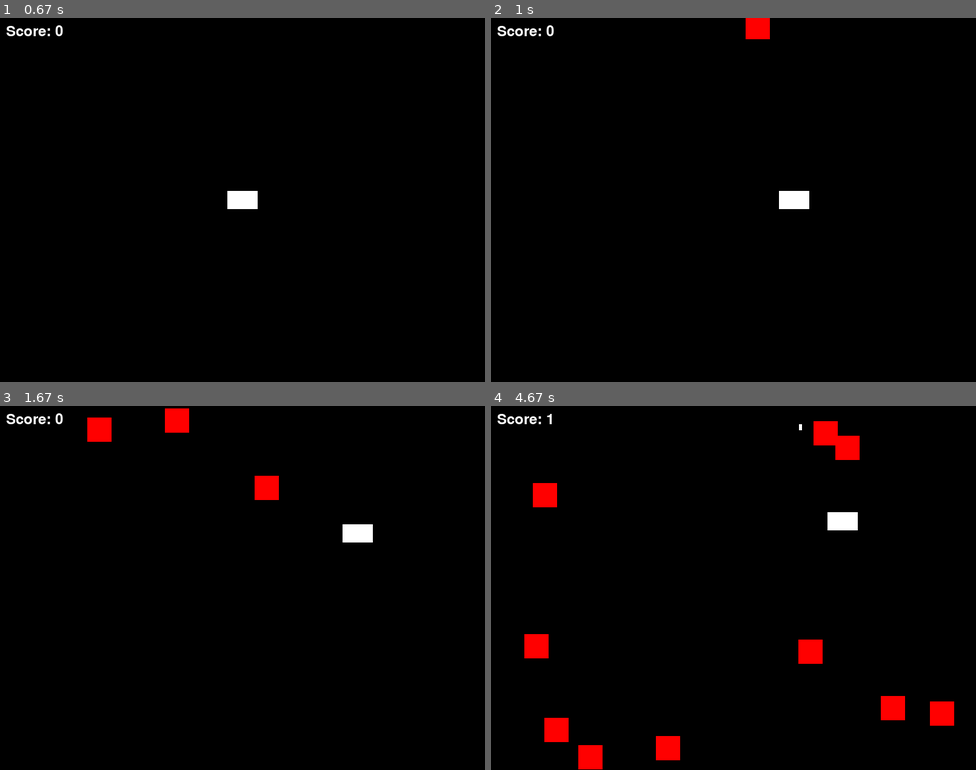
Above: before the commit, frames 1-4 (two rows, left to right).
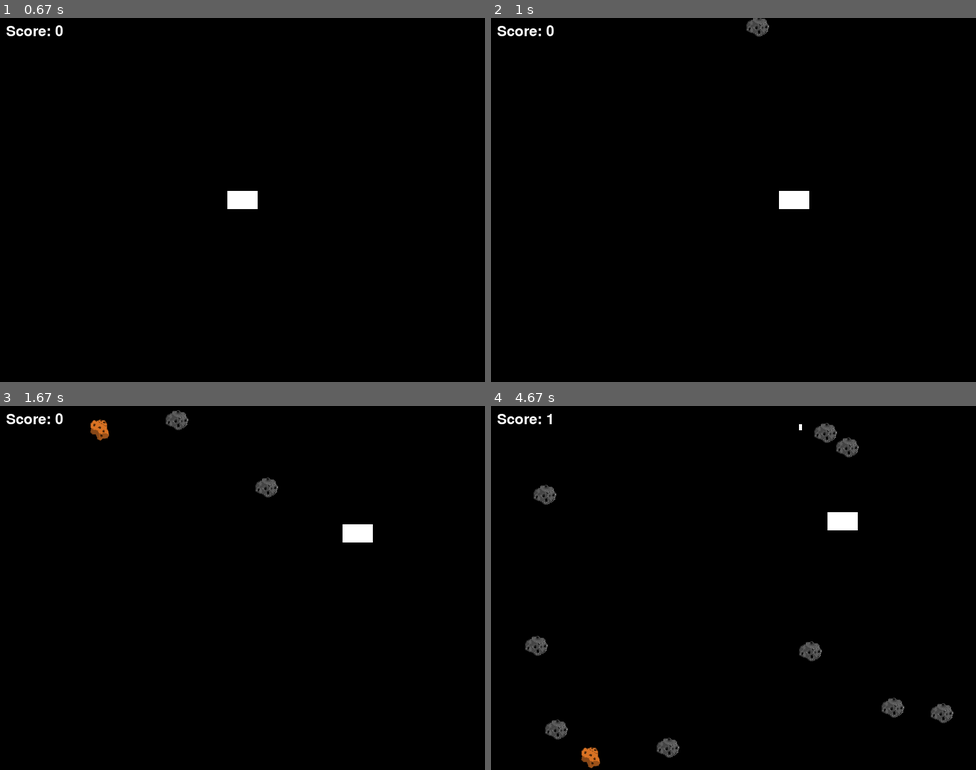
Above: after the commit, the same moments.

Repository: grigoriy-st/PyGame-project
Game: pygame game, started from src/main.py
Two runs of this game, one before a commit and one after it. Both use one fixed random seed, a clock stepped at 60 frames per second and the inputs below.
Inputs:
- Up to frame 1 (0.67 s): click "Начать игру" at 0.38 s
- Up to frame 2 (1 s): hold Right from 0.67 s (still down)
- Up to frame 3 (1.67 s): release Right at 1.13 s; hold Up 1.17-1.47 s; hold Right from 1.5 s (still down)
- Up to frame 4 (4.67 s): release Right at 1.97 s; hold Left 2-2.53 s; hold Down 2.57-2.87 s; tap Space at 2.9, 3.73, 4.13, 4.43 s; hold Left 3.23-3.63 s; hold Up 3.67-4.03 s; hold Right from 4.07 s (still down)

Frame 1 is identical in both runs. In frame 2, 0.3% of the frame differs, in the area x 52-58%, y 0-6%; in frame 3, 1.0%; in frame 4, 3.3%, in the area x 6-96%, y 4-100%.

Commit message:
commentik

Diff:
--- a/src/game.py
+++ b/src/game.py
@@ -15,6 +15,23 @@
 BLACK = (0, 0, 0)
 RED = (255, 0, 0)
 
+
+def load_image(fullname, colorkey=None):
+    # если файл не существует, то выходим
+    if not os.path.isfile(fullname):
+        print(f"Файл с изображением '{fullname}' не найден")
+        sys.exit()
+    image = pygame.image.load(fullname)
+    if colorkey is not None:
+        image = image.convert()
+        if colorkey == -1:
+            colorkey = image.get_at((0, 0))
+        image.set_colorkey(colorkey)
+    else:
+        image = image.convert_alpha()
+    return image
+
+
 class Sprite(pygame.sprite.Sprite):
     def __init__(self, image, start_x, start_y):
         super().__init__()
@@ -65,8 +82,11 @@
 class Asteroid(pygame.sprite.Sprite):
     def __init__(self):
         super().__init__()
-        self.image = pygame.Surface((40, 40))
-        self.image.fill(RED)
+        if random.randint(0,  2) == 1:
+            self.image = load_image('../assets/images/meteorit2.png')
+        else:
+            self.image = load_image('../assets/images/meteorit.png')
+        self.image = pygame.transform.scale(self.image, (40, 40))
         self.rect = self.image.get_rect(center=(random.randint(0, WIDTH), 0))
 
     def update(self):
Binary file changed: assets/images/meteorit2.png
